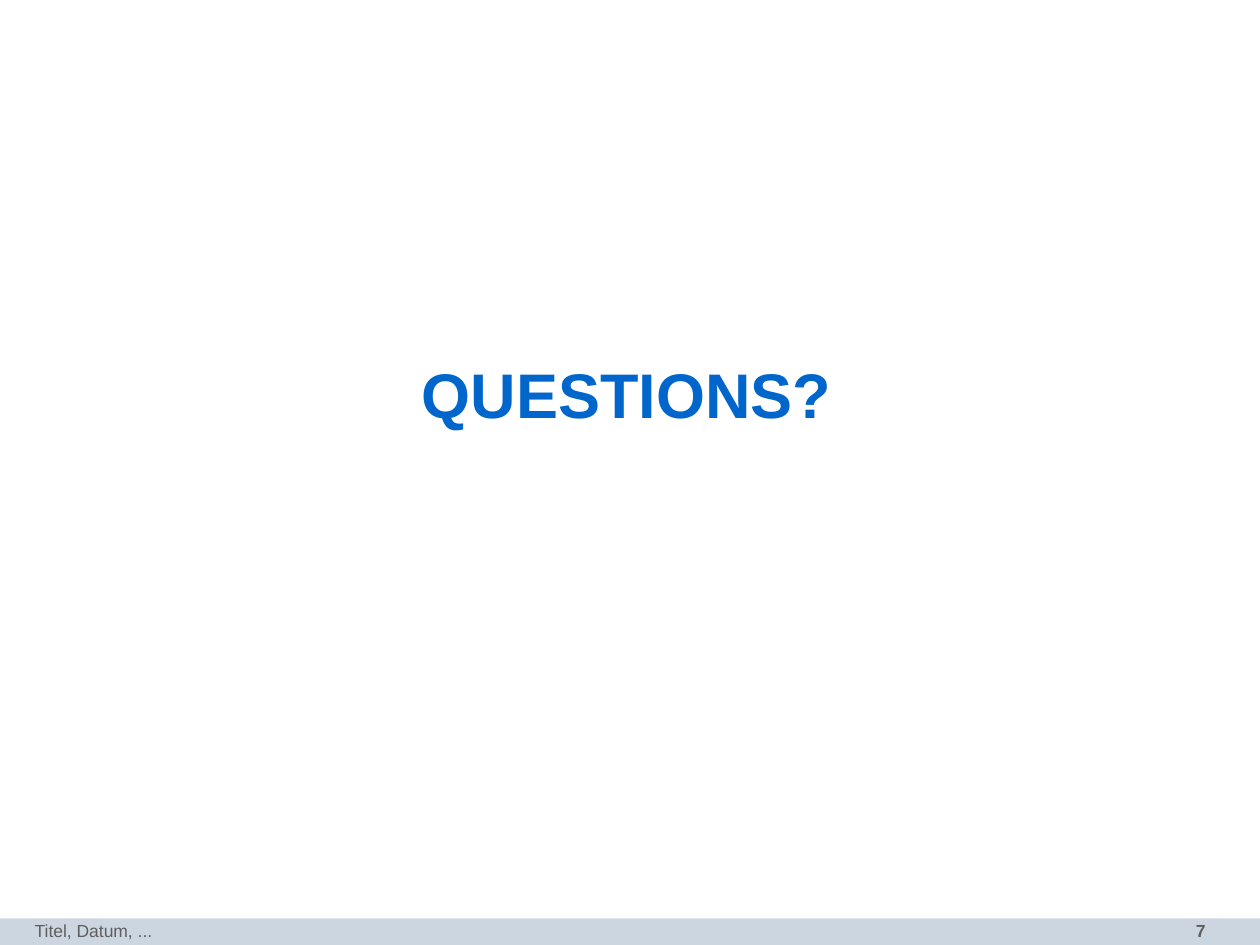
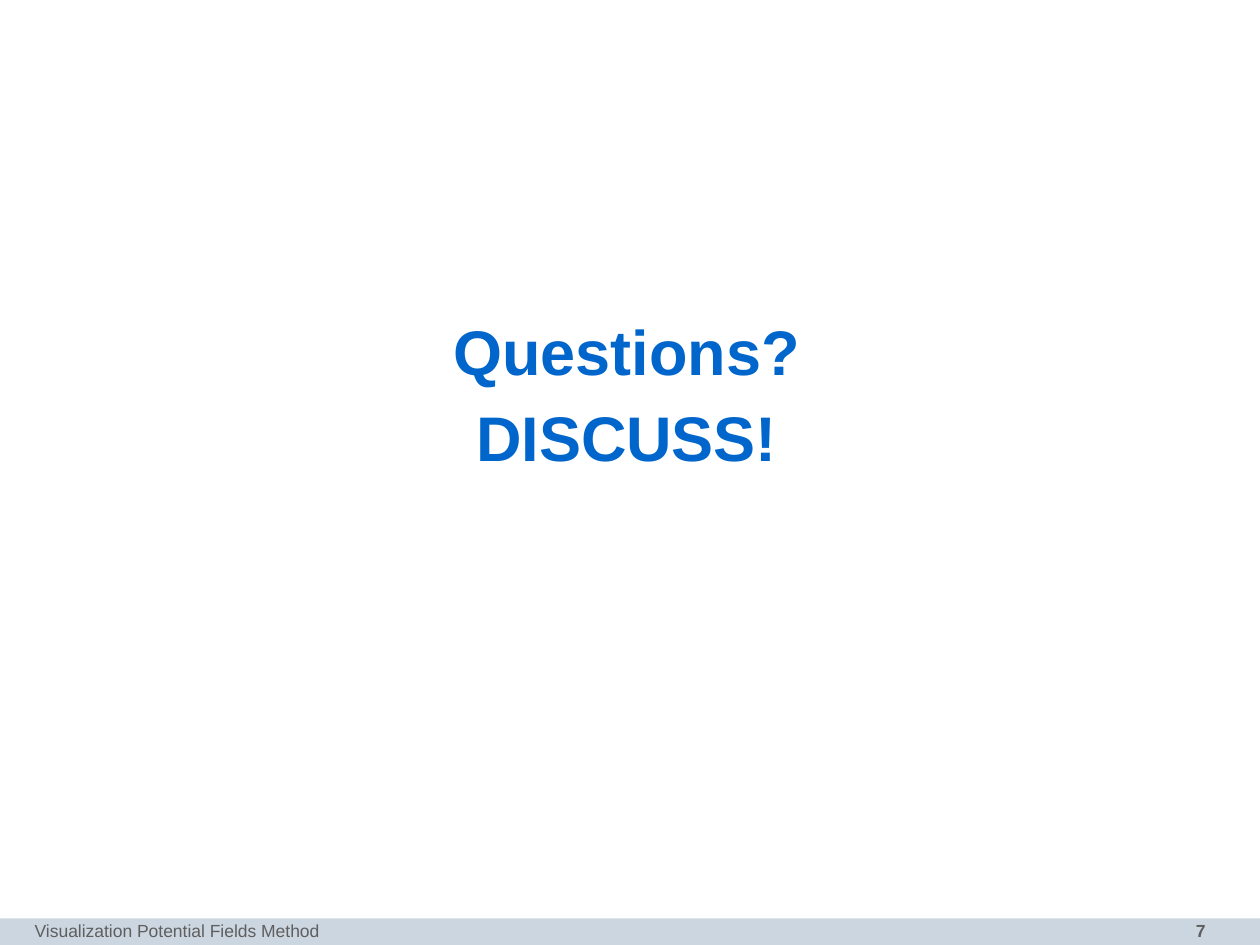
Before and after one commit to mthiop/mthiop.github.io, a slide deck: slide 7 of pres/PP_DataViz.odp. Drawn at 1260x945 pixels with LibreOffice and Linux fonts; fonts in the diff are those of the drawing; background and template pictures are left out. Boxes give left, top, right and bottom in pixels: in the first picture for what was removed or moved away, otherwise in the second. Text is boxed around its words. In the diff, an @@ line names an element or a change of style, - is before the commit and + after.

```diff
--- a/pres/PP_DataViz.odp
+++ b/pres/PP_DataViz.odp
@@ subtitle at [453, 329, 799, 462]: text changed @@
-QUESTIONS?
+Questions?
+DISCUSS!
@@ text at [35, 924, 319, 937]: text changed @@
-Titel, Datum, ...
+Visualization Potential Fields Method
```
Also in this commit, not shown: 6 other slides changed.
